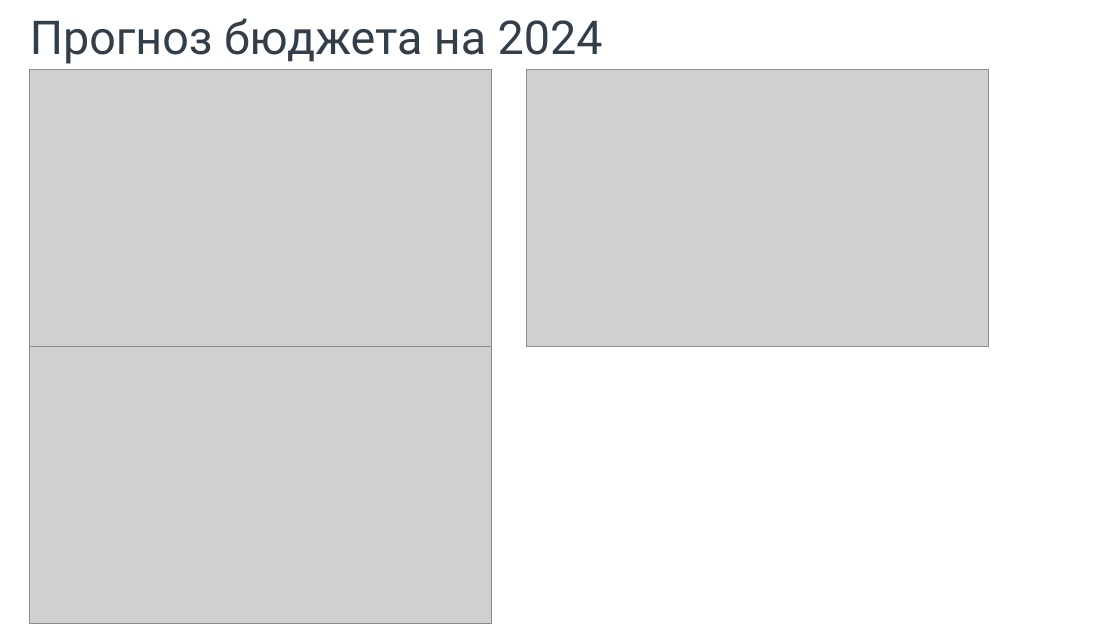
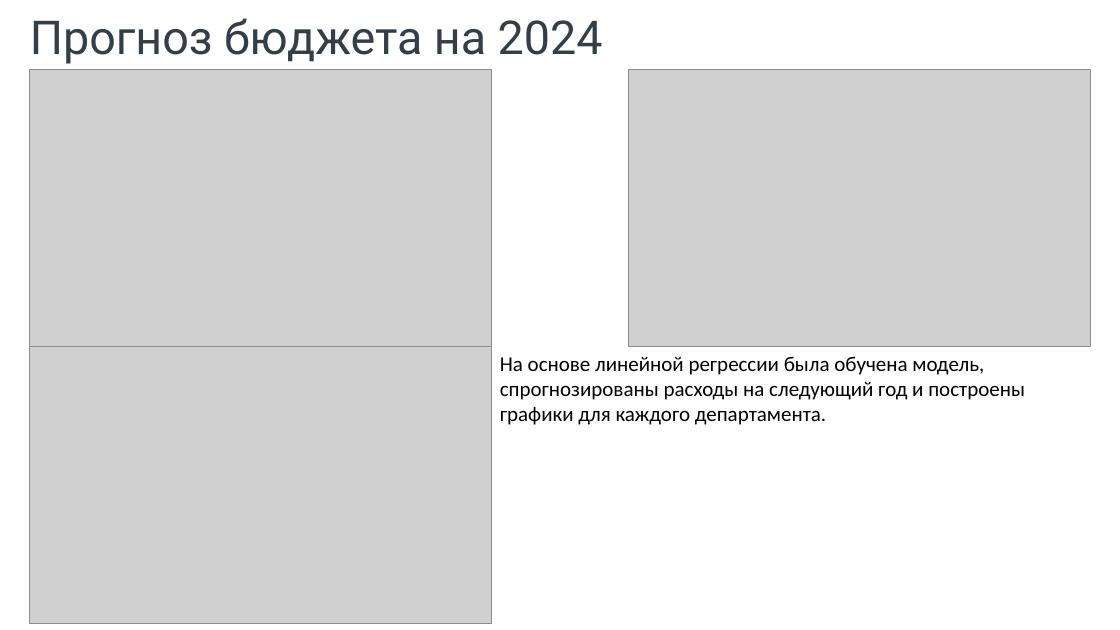
Before and after one commit to temasty/Project, a slide deck: slide 13 of Молодык_А_А.pptx (slide 11 before the commit). Drawn at 1120x630 pixels with LibreOffice and Linux fonts; fonts in the diff are those of the drawing; grey boxes stand for pictures; background and template pictures are left out. Boxes give left, top, right and bottom in pixels: in the first picture for what was removed or moved away, otherwise in the second. Text is boxed around its words. In the diff, an @@ line names an element or a change of style, - is before the commit and + after.

```diff
--- a/Молодык_А_А.pptx
+++ b/Молодык_А_А.pptx
@@ picture: place and size @@
-picture at [527, 70, 989, 347]
+picture at [628, 70, 1091, 347]
@@ text added at [500, 356, 1025, 425], 18 pt, text #000000 @@
+На основе линейной регрессии была обучена модель, спрогнозированы расходы на следующий год и построены графики для каждого департамента.
```
Also in this commit, not shown: 5 other slides changed, 4 slides added, 2 slides removed.
